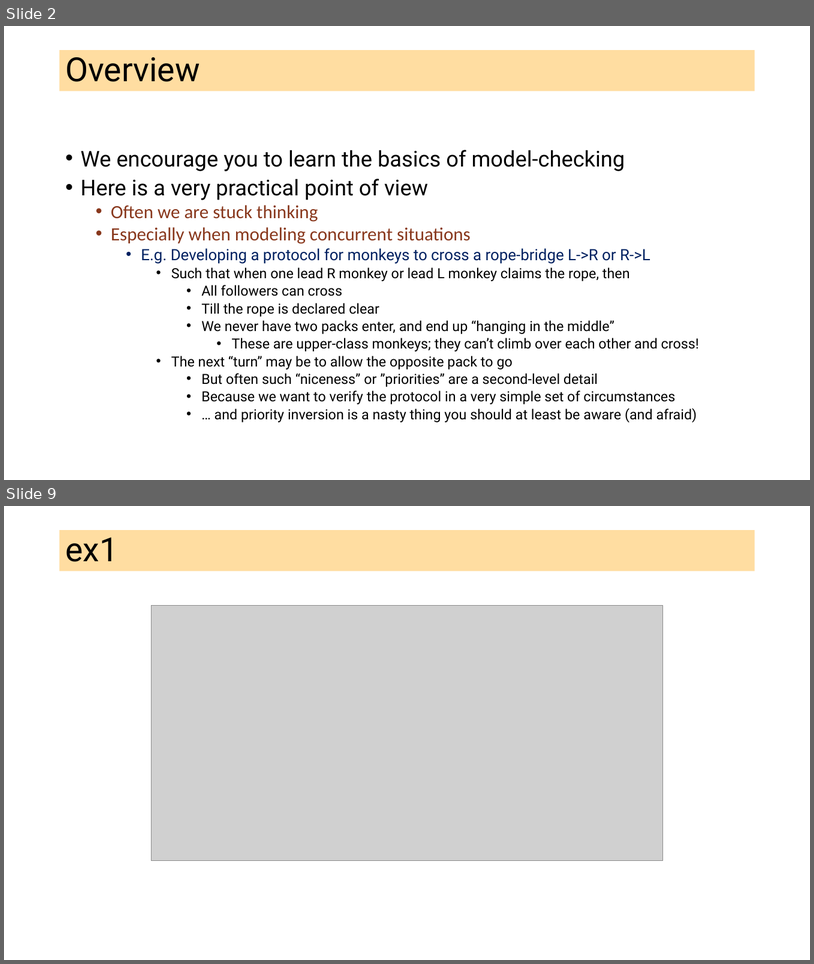
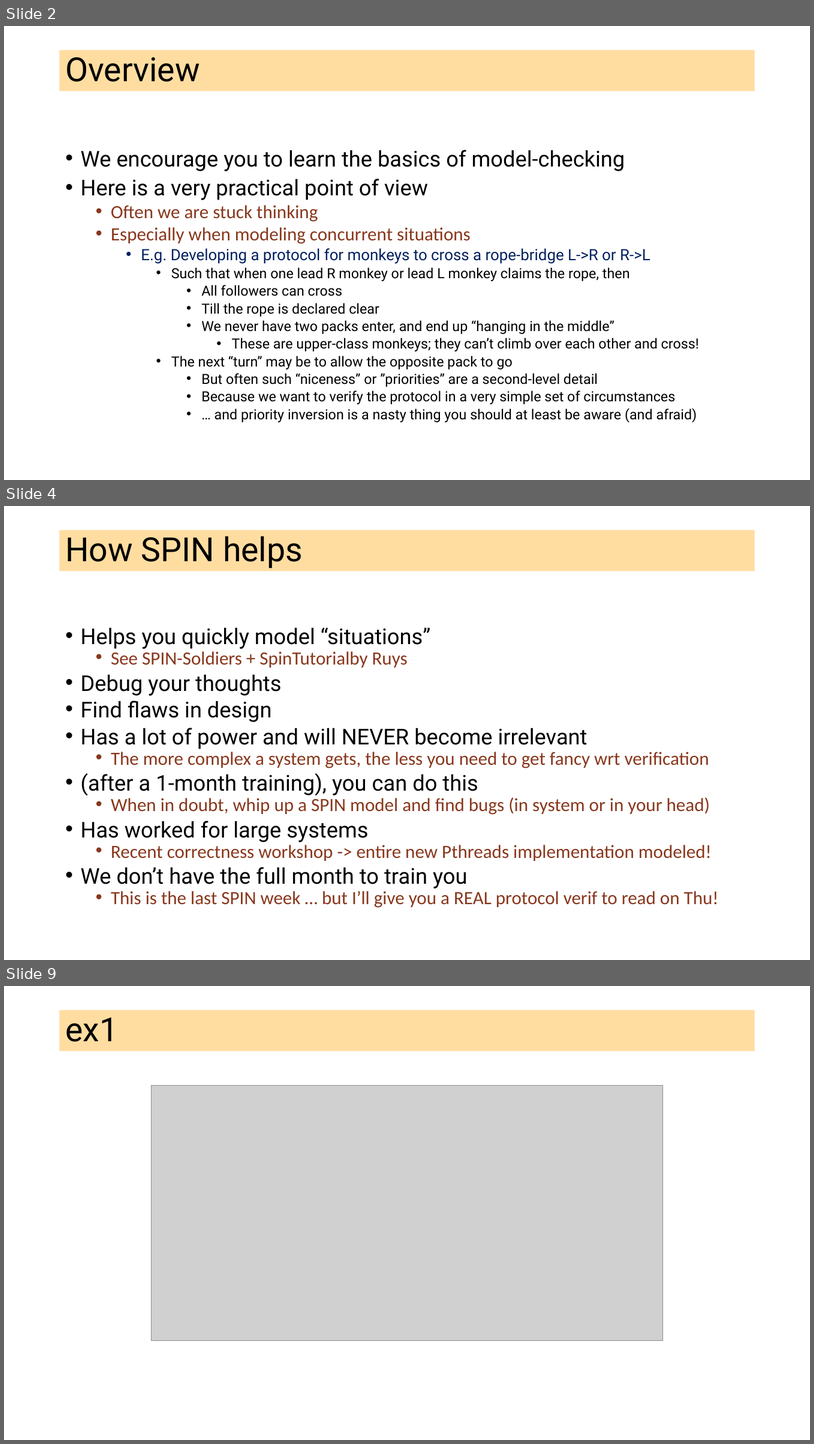
Before and after one commit to ganeshutah/cs6110s22, a slide deck: Lec3/L3.pptx. Shown one above the other, each under a label of ours: slides 2 and 9 before the commit, slides 2, 4 and 9 after it; the slides between them are not shown. The pictures are 814x964 and 814x1444 pixels, drawn with LibreOffice and Linux fonts; fonts in the diff are those of the drawing; grey boxes stand for pictures. Boxes give left, top, right and bottom in pixels: in the first picture for what was removed or moved away, otherwise in the second. Text is boxed around its words. In the diff, an @@ line names an element or a change of style, - is before the commit and + after.

```diff
--- a/Lec3/L3.pptx
+++ b/Lec3/L3.pptx
@@ slide 4 added at [4,506,810,960], background #FFFFFF @@
@@ title added at [60,530,755,571], fill #FFBD47 at 51% opacity, 39.6 pt, text #000000 @@
+How SPIN helps
@@ text added at [81,627,719,907], 22.2 pt, text #88371D @@
+• Helps you quickly model “situations”
+  • See SPIN-Soldiers + SpinTutorialby Ruys
+• Debug your thoughts
+• Find flaws in design
+• Has a lot of power and will NEVER become irrelevant
+  • The more complex a system gets, the less you need to get fancy wrt verification
+• (after a 1-month training), you can do this
+  • When in doubt, whip up a SPIN model and find bugs (in system or in your head)
+• Has worked for large systems
+  • Recent correctness workshop -> entire new Pthreads implementation modeled!
+• We don’t have the full month to train you
+  • This is the last SPIN week … but I’ll give you a REAL protocol verif to read on Thu!
```
Also in this commit, not shown: 2 slides changed, 5 other slides added, 6 slides removed.
